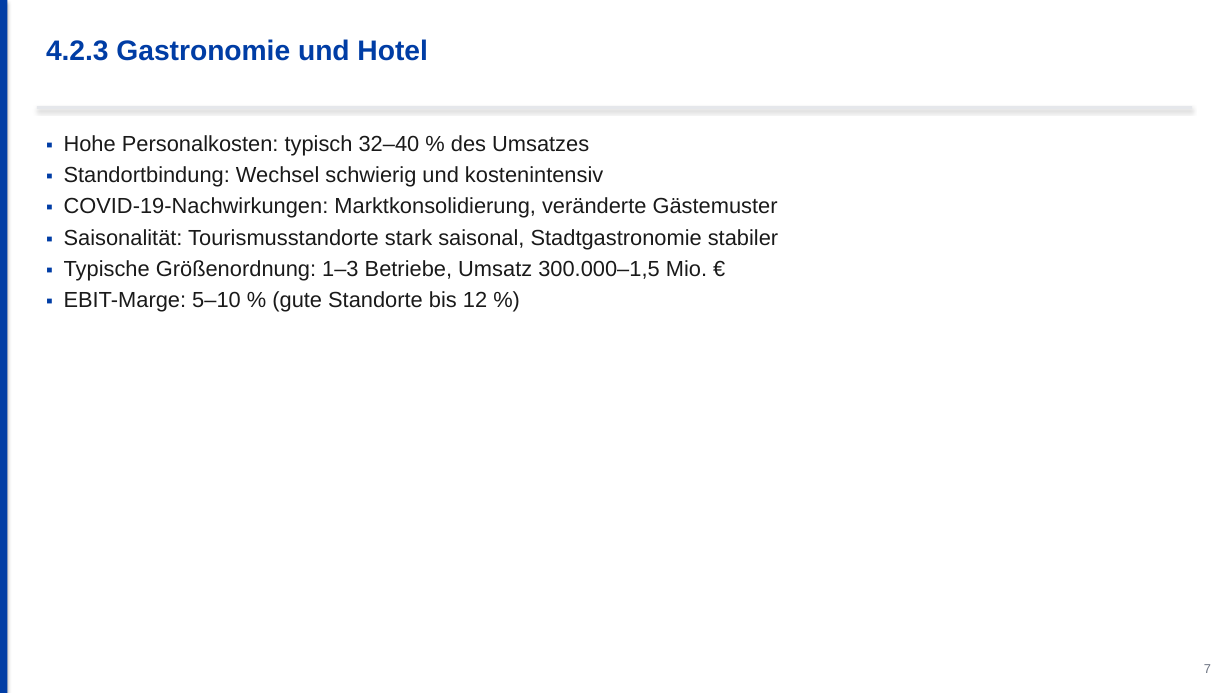
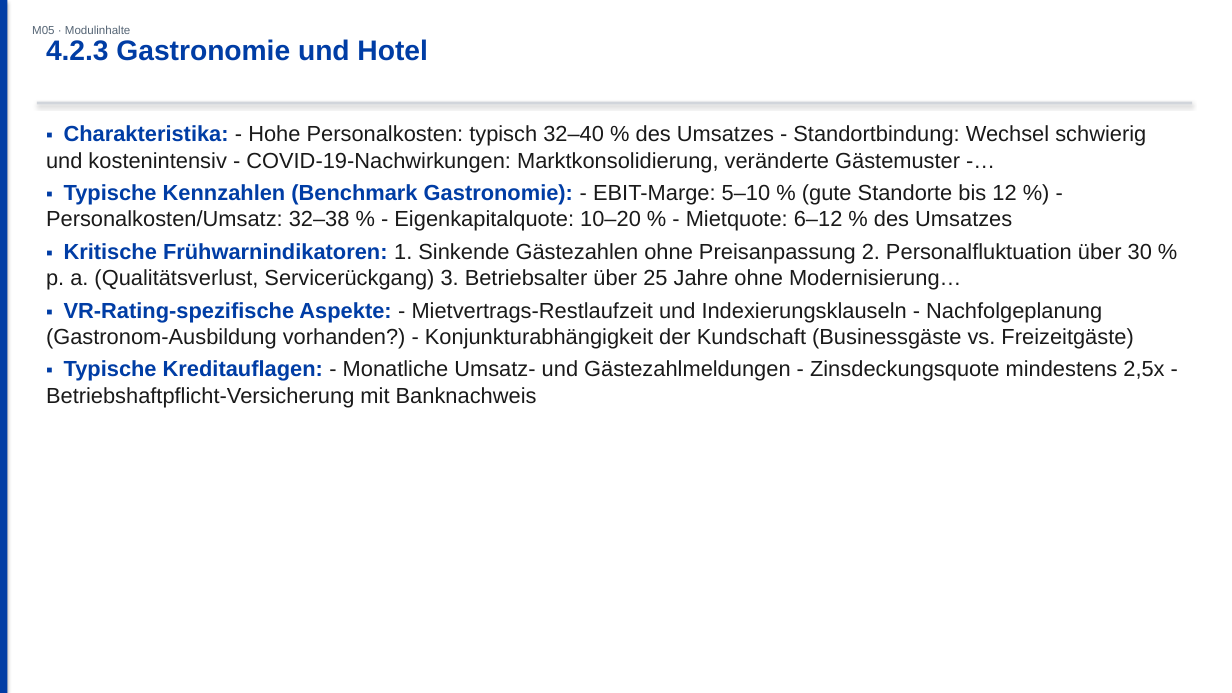
Before and after one commit to ck5rqc47pr-byte/firmenkundenakademie-online, a slide deck: slide 14 of public/downloads/praesentation/M05.pptx (slide 9 before the commit). Drawn at 1232x693 pixels with LibreOffice and Linux fonts; fonts in the diff are those of the drawing. Boxes give left, top, right and bottom in pixels: in the first picture for what was removed or moved away, otherwise in the second. Text is boxed around its words. In the diff, an @@ line names an element or a change of style, - is before the commit and + after.

```diff
--- a/public/downloads/praesentation/M05.pptx
+++ b/public/downloads/praesentation/M05.pptx
@@ text added at <box>32,25,131,34</box>, 9 pt, text #556575 @@
+M05 · Modulinhalte
@@ rectangle: place and size @@
-rectangle at <box>37,106,1192,109</box>
+rectangle at <box>37,102,1192,104</box>
@@ rectangle at <box>37,102,1192,104</box>: fill #E5E7EB to #D1D5DB @@
@@ text at <box>46,125,1164,407</box>: text changed @@
-▪ Hohe Personalkosten: typisch 32–40 % des Umsatzes
-▪ Standortbindung: Wechsel schwierig und kostenintensiv
-▪ COVID-19-Nachwirkungen: Marktkonsolidierung, veränderte Gästemuster
-▪ Saisonalität: Tourismusstandorte stark saisonal, Stadtgastronomie stabiler
-▪ Typische Größenordnung: 1–3 Betriebe, Umsatz 300.000–1,5 Mio. €
-▪ EBIT-Marge: 5–10 % (gute Standorte bis 12 %)
+▪ Charakteristika: - Hohe Personalkosten: typisch 32–40 % des Umsatzes - Standortbindung: Wechsel schwierig und kostenintensiv - COVID-19-Nachwirkungen: Marktkonsolidierung, veränderte Gästemuster -…
+▪ Typische Kennzahlen (Benchmark Gastronomie): - EBIT-Marge: 5–10 % (gute Standorte bis 12 %) - Personalkosten/Umsatz: 32–38 % - Eigenkapitalquote: 10–20 % - Mietquote: 6–12 % des Umsatzes
+▪ Kritische Frühwarnindikatoren: 1. Sinkende Gästezahlen ohne Preisanpassung 2. Personalfluktuation über 30 % p. a. (Qualitätsverlust, Servicerückgang) 3. Betriebsalter über 25 Jahre ohne Modernisierung…
+▪ VR-Rating-spezifische Aspekte: - Mietvertrags-Restlaufzeit und Indexierungsklauseln - Nachfolgeplanung (Gastronom-Ausbildung vorhanden?) - Konjunkturabhängigkeit der Kundschaft (Businessgäste vs. Freizeitgäste)
+▪ Typische Kreditauflagen: - Monatliche Umsatz- und Gästezahlmeldungen - Zinsdeckungsquote mindestens 2,5x - Betriebshaftpflicht-Versicherung mit Banknachweis
@@ text removed at <box>1204,664,1211,673</box> @@
-7
```
Also in this commit, not shown: 15 other slides changed, 15 slides added, 8 slides removed, 23 other files.
